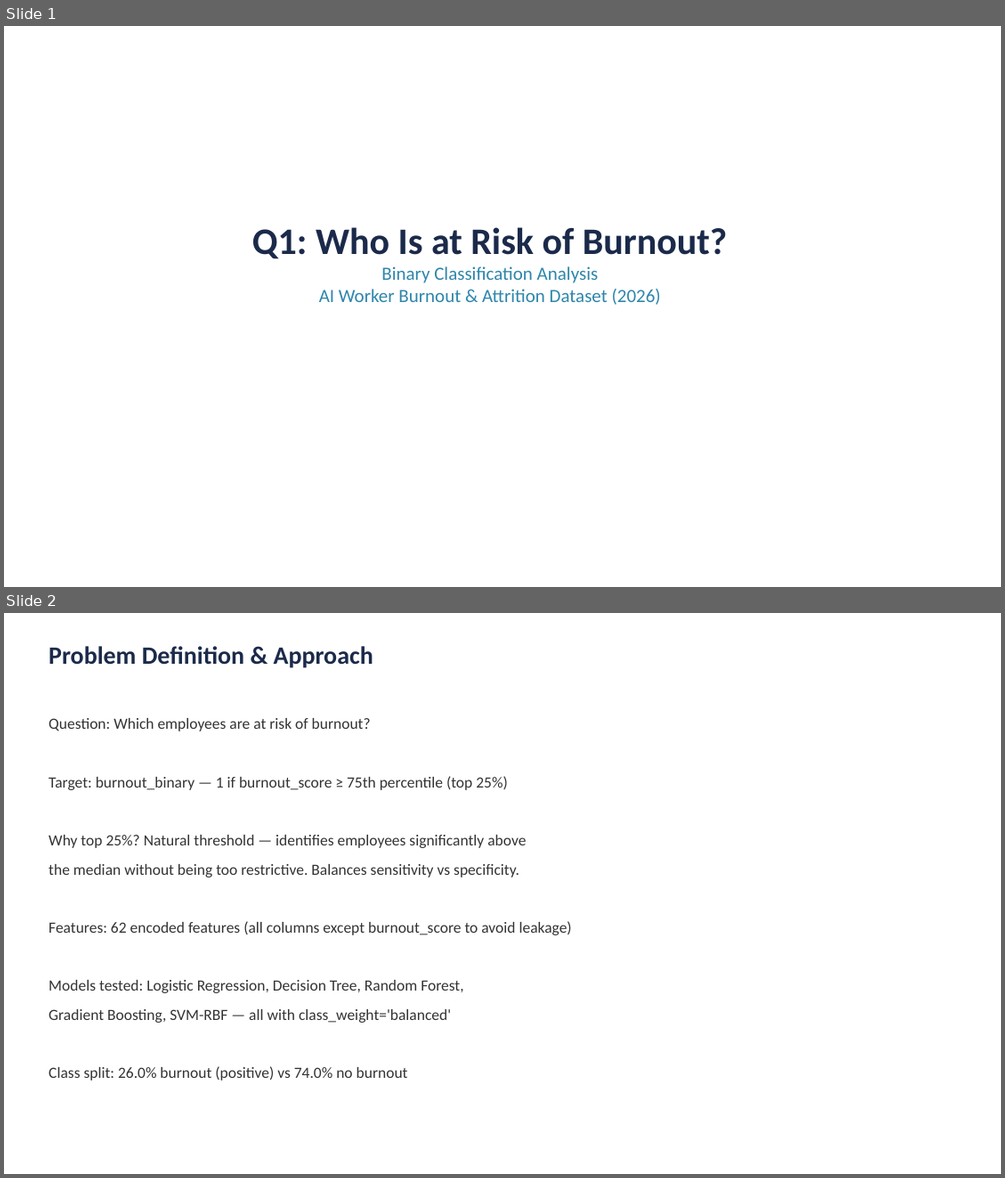
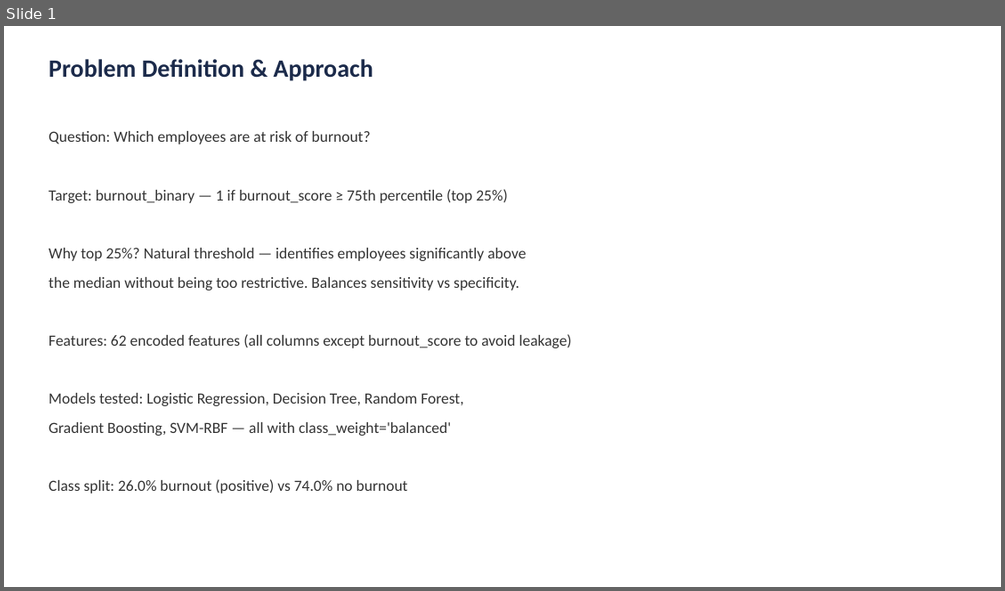
Before and after one commit to savnaysin/SEIS763-01-class, a slide deck: project/Q1_Burnout_Analysis.pptx. Shown one above the other, each under a label of ours: slides 1 and 2 before the commit, slide 1 after it. The pictures are 1005x1178 and 1005x591 pixels, drawn with LibreOffice and Linux fonts; fonts in the diff are those of the drawing. Boxes give left, top, right and bottom in pixels: in the first picture for what was removed or moved away, otherwise in the second. Text is boxed around its words. In the diff, an @@ line names an element or a change of style, - is before the commit and + after.

```diff
--- a/project/Q1_Burnout_Analysis.pptx
+++ b/project/Q1_Burnout_Analysis.pptx
@@ slide 1 removed at <box>4,26,1001,587</box>, background #FFFFFF @@
@@ text removed at <box>252,227,727,305</box> @@
-Q1: Who Is at Risk of Burnout?
-Binary Classification Analysis
-AI Worker Burnout & Attrition Dataset (2026)
@@ what was slide 2 is now slide 1 @@
```
Also in this commit, not shown: 6 slides changed, 1 slide added, 3 other slides removed.
